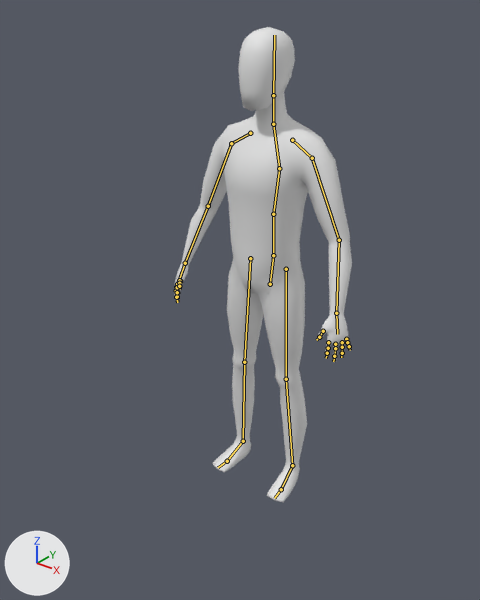
Before and after pictures for a commit that changed the Blender file Content/FirstPersonBP/Meshes/SK_Character_001.blend.
One viewpoint serves both versions: a camera (50 mm lens) standing at (1.324, -1.801, 1.887) and looking at (-0.078, -0.048, 0.801). The lights are fixed; the arrows at lower left show +X, +Y and +Z. The bones that bend it are drawn over the model as lines.

Objects in the first picture: 'Character'.
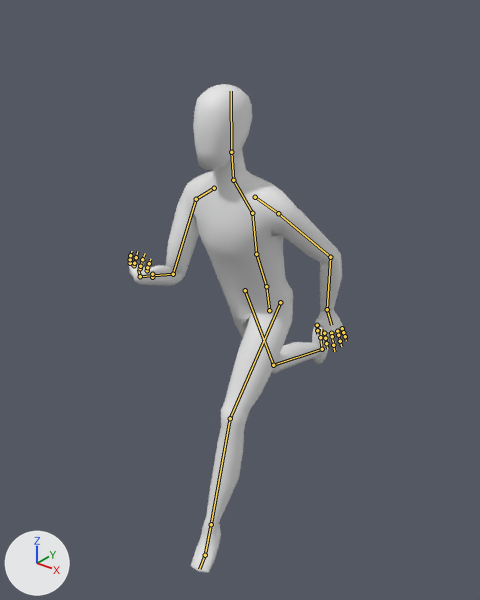
The newer file adds an action. The first version stands in its rest pose; the second is drawn at frame 17 of the action 'Running'.

Pixel boxes (x1, y1, x2, y2) of what changed, in the pictures (480 x 600 px):
'Character', posed (23% wider)
    before: (174, 27, 352, 502)
    after: (128, 84, 347, 573)
bone 'Pelvis', root to tip
    before: (270, 284) to (273, 255)
    after: (269, 310) to (266, 286)
bone 'Spine_01', root to tip
    before: (273, 255) to (273, 214)
    after: (266, 286) to (256, 254)
bone 'Spine_02', root to tip
    before: (273, 214) to (279, 168)
    after: (256, 254) to (252, 213)
bone 'Spine_03', root to tip
    before: (279, 168) to (273, 124)
    after: (252, 213) to (233, 180)
bone 'Neck', root to tip
    before: (273, 124) to (273, 95)
    after: (233, 180) to (231, 152)
bone 'Head', root to tip
    before: (273, 95) to (274, 35)
    after: (231, 152) to (231, 91)
bone 'Shoulder.L', root to tip
    before: (292, 140) to (312, 158)
    after: (255, 197) to (278, 213)
bone 'Thumb_01.L', root to tip
    before: (323, 331) to (319, 337)
    after: (317, 325) to (317, 330)
bone 'Pointer_01.L', root to tip
    before: (328, 342) to (328, 348)
    after: (324, 333) to (325, 338)
bone 'Middle_01.L', root to tip
    before: (335, 344) to (335, 348)
    after: (331, 333) to (332, 336)
bone 'Pinky_01.L', root to tip
    before: (346, 339) to (347, 342)
    after: (342, 328) to (343, 332)
bone 'Shoulder.R', root to tip
    before: (250, 133) to (231, 143)
    after: (214, 188) to (196, 199)
bone 'Thumb_01.R', root to tip
    before: (180, 281) to (178, 286)
    after: (152, 277) to (152, 274)
bone 'Pointer_01.R', root to tip
    before: (178, 288) to (177, 292)
    after: (147, 270) to (147, 267)
bone 'Middle_01.R', root to tip
    before: (176, 287) to (176, 290)
    after: (140, 268) to (140, 266)
bone 'Ring_01.R', root to tip
    before: (177, 284) to (177, 287)
    after: (134, 265) to (134, 263)
bone 'Pinky_01.R', root to tip
    before: (179, 280) to (179, 283)
    after: (130, 263) to (130, 259)

What the commit changed:
Bone 'Pelvis' (bone_pelvis) moves from (0.0, 0.0, 0.0) to (0.0, -0.109, -0.016).
Bone 'Pelvis' (bone_pelvis) turns from (0, 0, 0) to (20, 0, 0) degrees about its own x, y and z.
Bone 'Spine_01' (bone_spine_01) turns from (0, 0, 0) to (0, -5, 1) degrees about its own x, y and z.
Bone 'Spine_02' (bone_spine_02) turns from (0, 0, 0) to (0, 5, 0) degrees about its own x, y and z.
Bone 'Spine_03' (bone_spine_03) turns from (0, 0, 0) to (0, 0, 2) degrees about its own x, y and z.
Bone 'Neck' (bone_neck) turns from (0, 0, 0) to (3, 0, 0) degrees about its own x, y and z.
Bone 'Head' (bone_head) turns from (0, 0, 0) to (-3, 0, 0) degrees about its own x, y and z.
Bone 'Shoulder.L' (bone_shoulder_l) turns from (0, 0, 0) to (-3, -2, 0) degrees about its own x, y and z.
Bone 'Thumb_01.L' (bone_thumb_01_l) turns from (0, 0, 0) to (-19, 0, 16) degrees about its own x, y and z.
Bone 'Pointer_01.L' (bone_pointer_01_l) turns from (0, 0, 0) to (-4, 0, 4) degrees about its own x, y and z.
Bone 'Middle_01.L' (bone_middle_01_l) turns from (0, 0, 0) to (-5, 0, 0) degrees about its own x, y and z.
Bone 'Pinky_01.L' (bone_pinky_01_l) turns from (0, 0, 0) to (-9, 0, -9) degrees about its own x, y and z.
Bone 'ArmIK.L' (bone_armik_l) moves from (0.0, 0.0, 0.0) to (0.069, -0.116, -0.16).
Bone 'ArmIK.L' (bone_armik_l) turns from (0, 0, 0) to (12, 17, 34) degrees about its own x, y and z.
Bone 'Shoulder.R' (bone_shoulder_r) turns from (0, 0, 0) to (14, -8, -2) degrees about its own x, y and z.
Bone 'Thumb_01.R' (bone_thumb_01_r) turns from (0, 0, 0) to (-24, 15, -33) degrees about its own x, y and z.
Bone 'Pointer_01.R' (bone_pointer_01_r) turns from (0, 0, 0) to (-10, -5, -2) degrees about its own x, y and z.
Bone 'Middle_01.R' (bone_middle_01_r) turns from (0, 0, 0) to (-9, -3, 1) degrees about its own x, y and z.
Bone 'Ring_01.R' (bone_ring_01_r) turns from (0, 0, 0) to (-14, -11, 7) degrees about its own x, y and z.
Bone 'Pinky_01.R' (bone_pinky_01_r) turns from (0, 0, 0) to (-15, -7, 11) degrees about its own x, y and z.
Bone 'ArmIK.R' (bone_armik_r) moves from (0.0, 0.0, 0.0) to (0.3, -0.288, 0.267).
Bone 'ArmIK.R' (bone_armik_r) turns from (0, 0, 0) to (-133, -22, 45) degrees about its own x, y and z.
Bone 'PoleTarget_Arm.R' (bone_poletarget_arm_r) moves from (0.0, 0.0, 0.0) to (0.131, 0.019, -0.004).
Bone 'LegIK.L' (bone_legik_l) moves from (0.0, 0.0, 0.0) to (-0.045, -0.461, 0.002).
Bone 'LegIK.L' (bone_legik_l) turns from (0, 0, 0) to (-26, 0, 0) degrees about its own x, y and z.
Bone 'LegIK.R' (bone_legik_r) moves from (0.0, 0.0, 0.0) to (0.045, 0.547, 0.23).
Bone 'LegIK.R' (bone_legik_r) turns from (0, 0, 0) to (90, 0, 0) degrees about its own x, y and z.
Bone 'PoleTarget_Knee.R' (bone_poletarget_knee_r) moves from (0.0, 0.0, 0.0) to (0.122, 0.507, 0.0).
